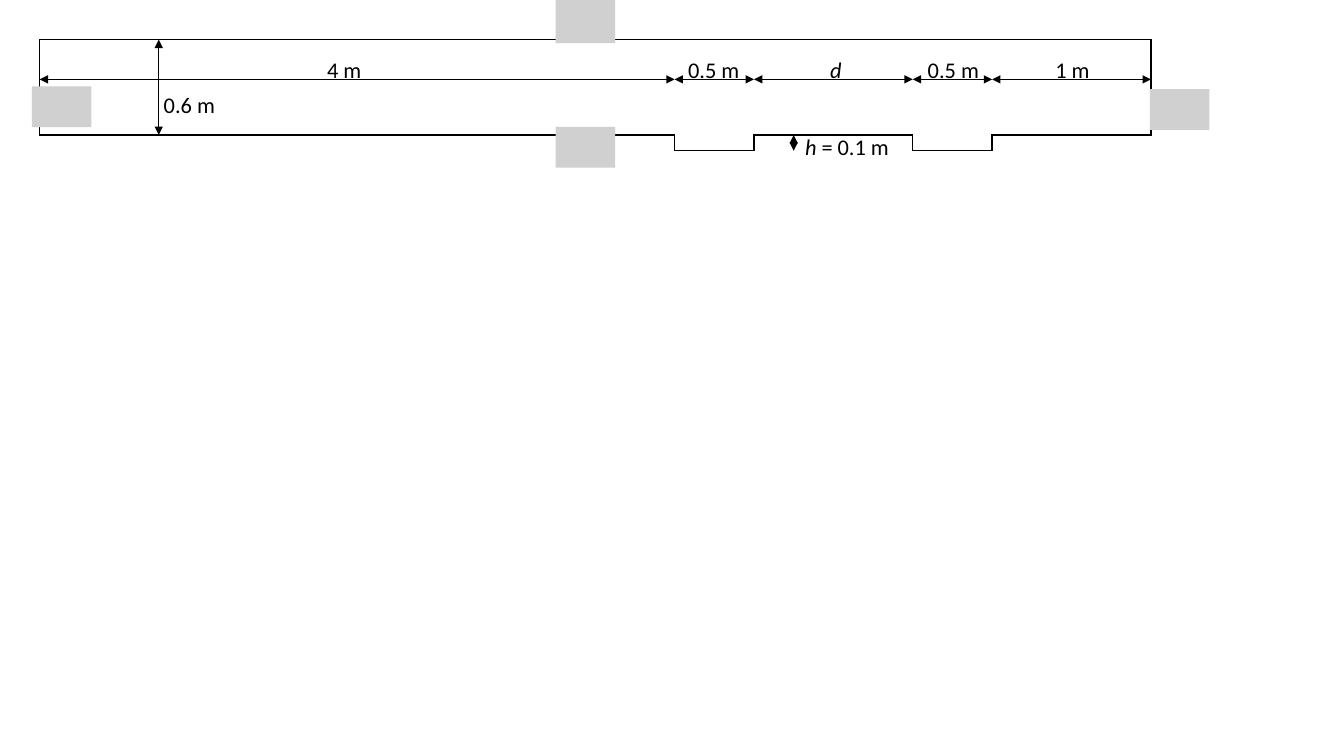
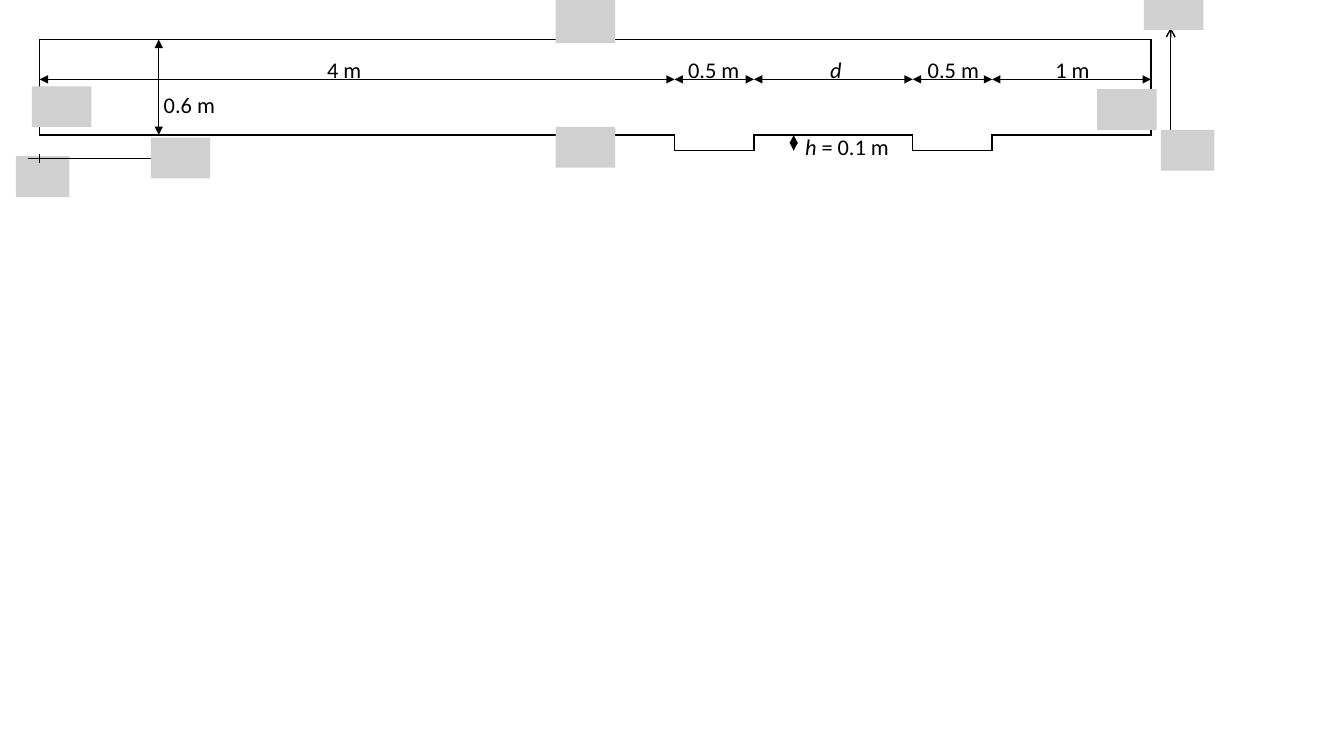
Before and after one commit to AndreaVescovini/Thesis, a slide deck: slide 9 of img/celle.pptx. Drawn at 1344x756 pixels with LibreOffice and Linux fonts; fonts in the diff are those of the drawing; grey boxes stand for pictures. Boxes give left, top, right and bottom in pixels: in the first picture for what was removed or moved away, otherwise in the second. Text is boxed around its words. In the diff, an @@ line names an element or a change of style, - is before the commit and + after.

```diff
--- a/img/celle.pptx
+++ b/img/celle.pptx
@@ picture added at box(1144, 0, 1204, 29) @@
@@ arrow added from (1171, 166) to (1171, 28), #000000 1 pt @@
@@ picture added at box(1098, 90, 1157, 130) @@
@@ picture removed at box(1150, 90, 1210, 130) @@
@@ picture added at box(151, 138, 211, 178) @@
@@ picture added at box(1162, 130, 1215, 170) @@
@@ picture added at box(16, 156, 70, 197) @@
@@ arrow added from (28, 158) to (166, 158), #000000 1 pt @@
@@ line added from (39, 155) to (39, 162), #000000 1 pt @@
```
Also in this commit, not shown: 8 other files.
